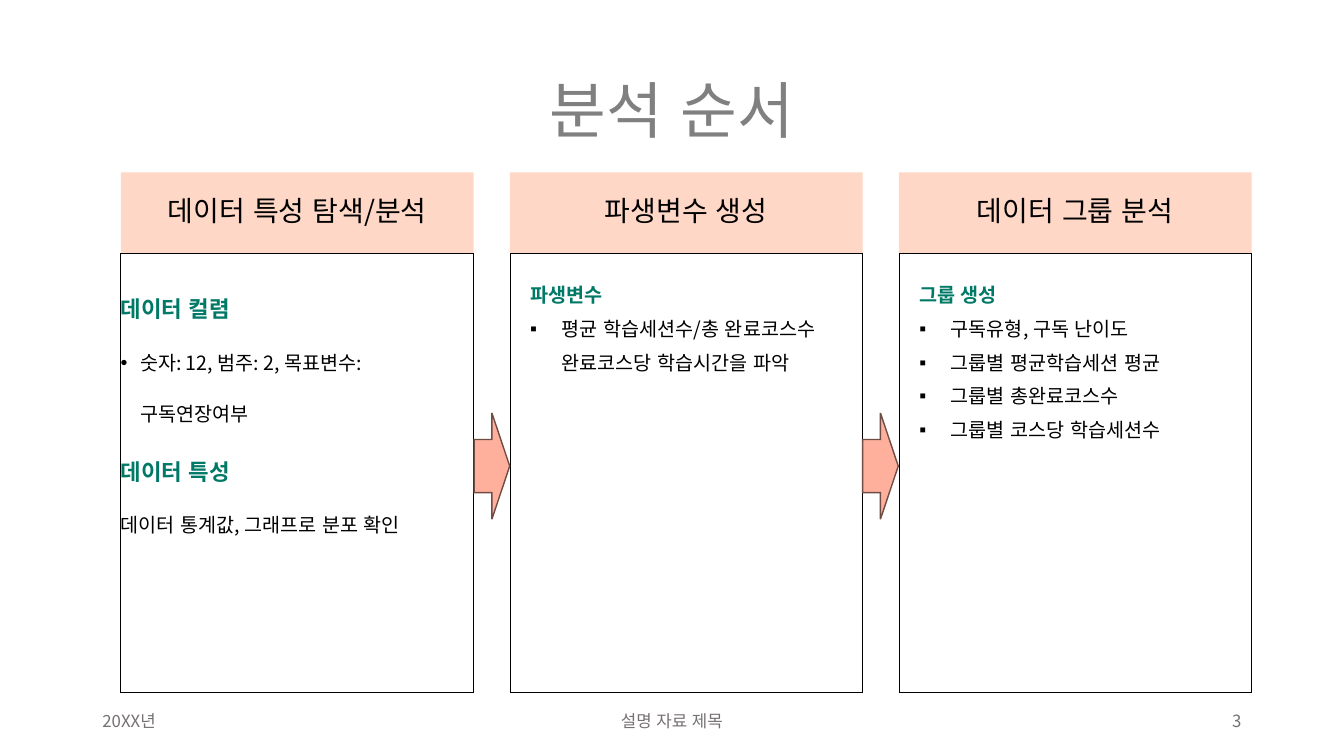
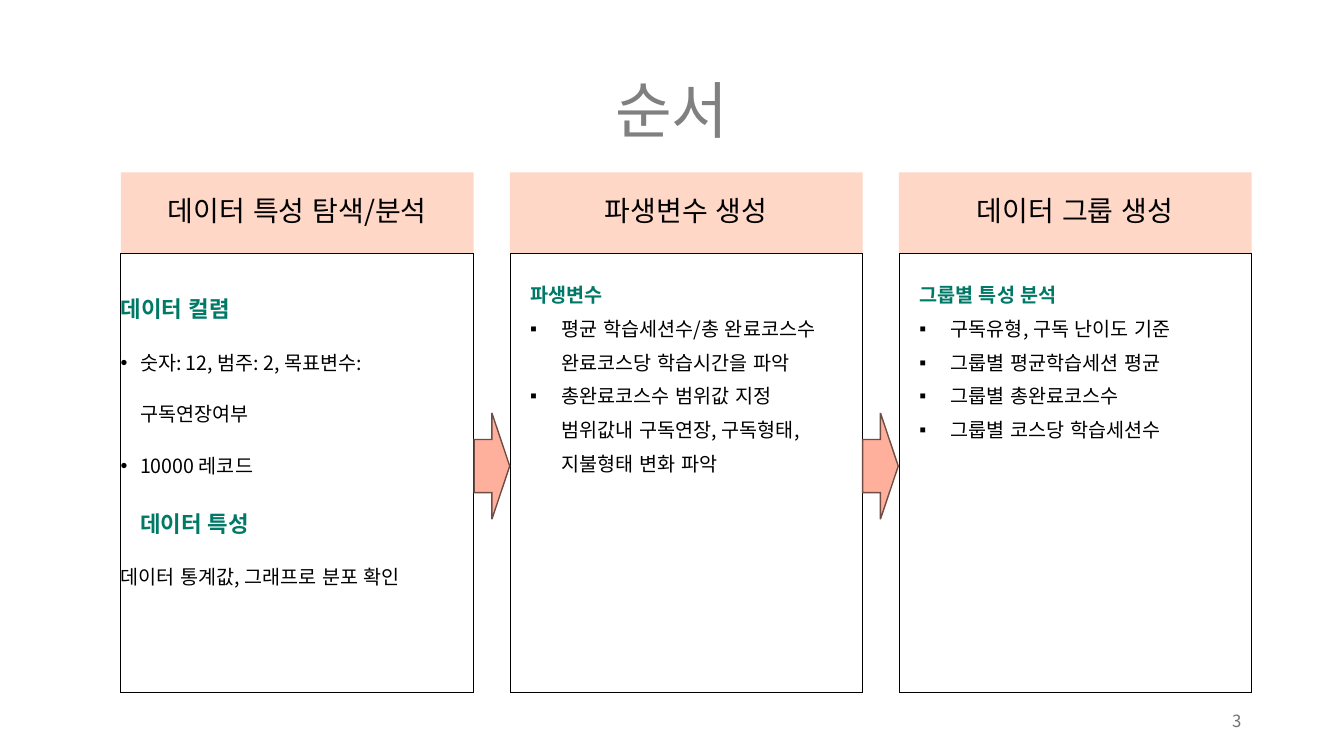
Before and after one commit to aiexplorer515/wassup_white, a slide deck: slide 3 of Project/DA_미니프로젝트.pptx. Drawn at 1344x756 pixels with LibreOffice and Linux fonts; fonts in the diff are those of the drawing. Boxes give left, top, right and bottom in pixels: in the first picture for what was removed or moved away, otherwise in the second. Text is boxed around its words. In the diff, an @@ line names an element or a change of style, - is before the commit and + after.

Commit message:
ppt

```diff
--- a/Project/DA_미니프로젝트.pptx
+++ b/Project/DA_미니프로젝트.pptx
@@ title at bbox=[615, 82, 728, 138]: text changed @@
-분석 순서
+순서
@@ text at bbox=[977, 197, 1174, 224]: text changed @@
-데이터 그룹 분석
+데이터 그룹 생성
@@ text at bbox=[919, 285, 1170, 340]: text changed @@
-그룹 생성
-▪ 구독유형, 구독 난이도
+그룹별 특성 분석
+▪ 구독유형, 구독 난이도 기준
@@ text at bbox=[562, 386, 800, 473]: paragraph added @@
+▪ 총완료코스수 범위값 지정
+  범위값내 구독연장, 구독형태, 지불형태 변화 파악
@@ text at bbox=[140, 456, 253, 534]: text changed; size 16 to 14 pt; text colour #007966 to #000000; bold off @@
-데이터 특성
+• 10000 레코드
+  데이터 특성
@@ text removed at bbox=[102, 713, 155, 728] @@
-20XX년
@@ text removed at bbox=[621, 713, 723, 729] @@
-설명 자료 제목
```
Also in this commit, not shown: 20 other slides changed.
